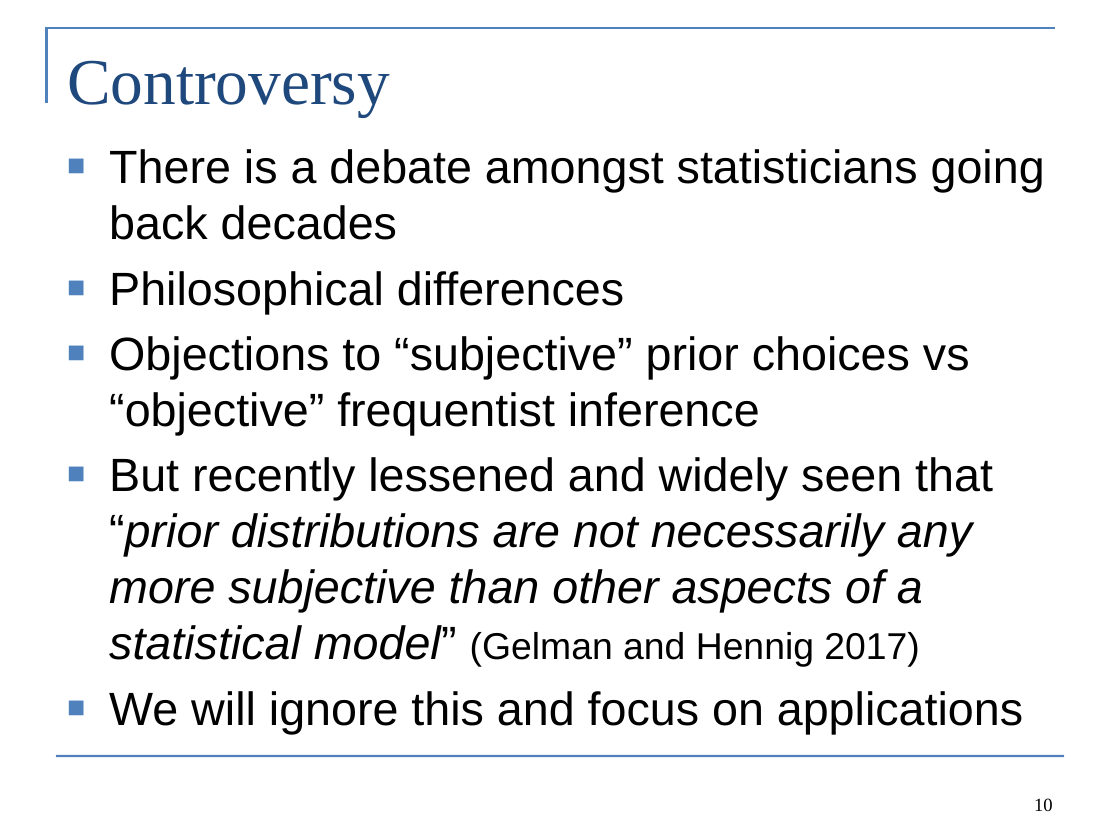
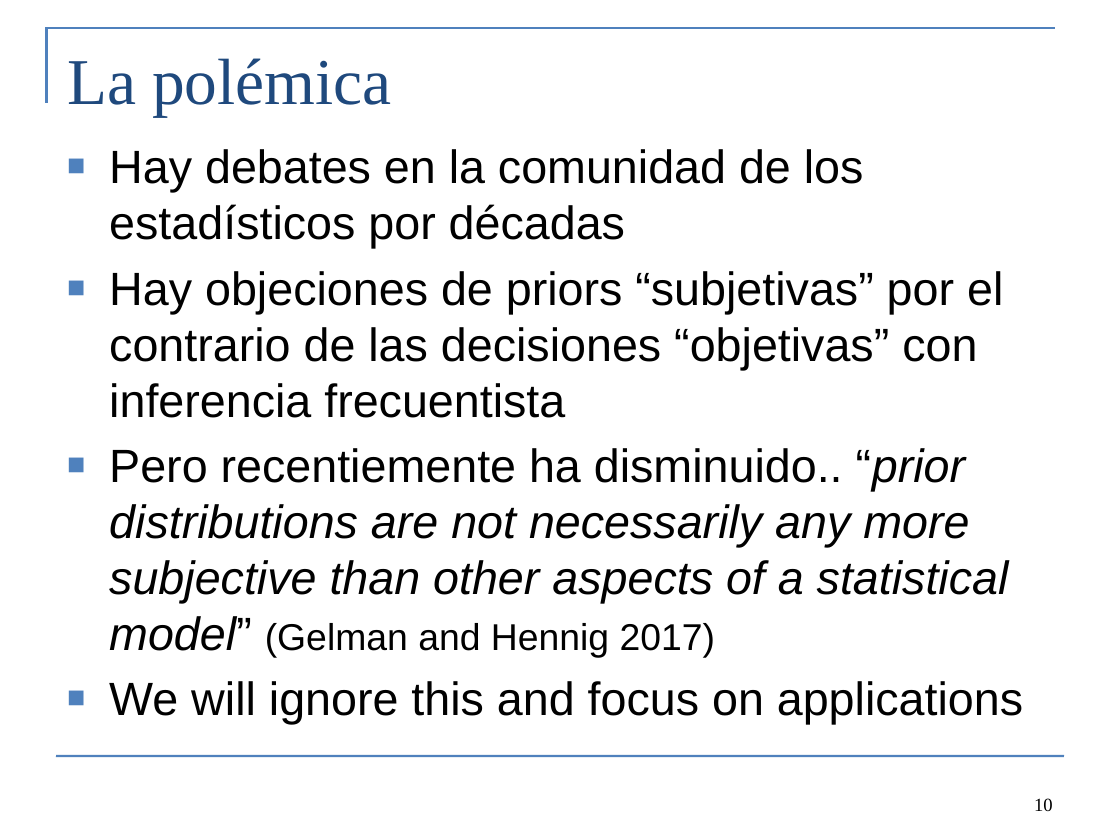
Before and after one commit to colemonnahan/bayes_workshop, a slide deck: slide 10 of dia2/lecture2_bayes.pptx. Drawn at 1120x840 pixels with LibreOffice and Linux fonts; fonts in the diff are those of the drawing. Boxes give left, top, right and bottom in pixels: in the first picture for what was removed or moved away, otherwise in the second. Text is boxed around its words. In the diff, an @@ line names an element or a change of style, - is before the commit and + after.

```diff
--- a/dia2/lecture2_bayes.pptx
+++ b/dia2/lecture2_bayes.pptx
@@ title at [67, 58, 391, 117]: text changed @@
-Controversy
+La polémica
@@ text at [109, 149, 1009, 658]: text changed @@
-■ There is a debate amongst statisticians going back decades
-■ Philosophical differences
-■ Objections to “subjective” prior choices vs “objective” frequentist inference
-■ But recently lessened and widely seen that “prior distributions are not necessarily any more subjective than other aspects of a statistical model” (Gelman and Hennig 2017)
+■ Hay debates en la comunidad de los estadísticos por décadas
+■ Hay objeciones de priors “subjetivas” por el contrario de las decisiones “objetivas” con inferencia frecuentista
+■ Pero recentiemente ha disminuido.. “prior distributions are not necessarily any more subjective than other aspects of a statistical model” (Gelman and Hennig 2017)
```
Also in this commit, not shown: 18 other slides changed, 4 other files.
